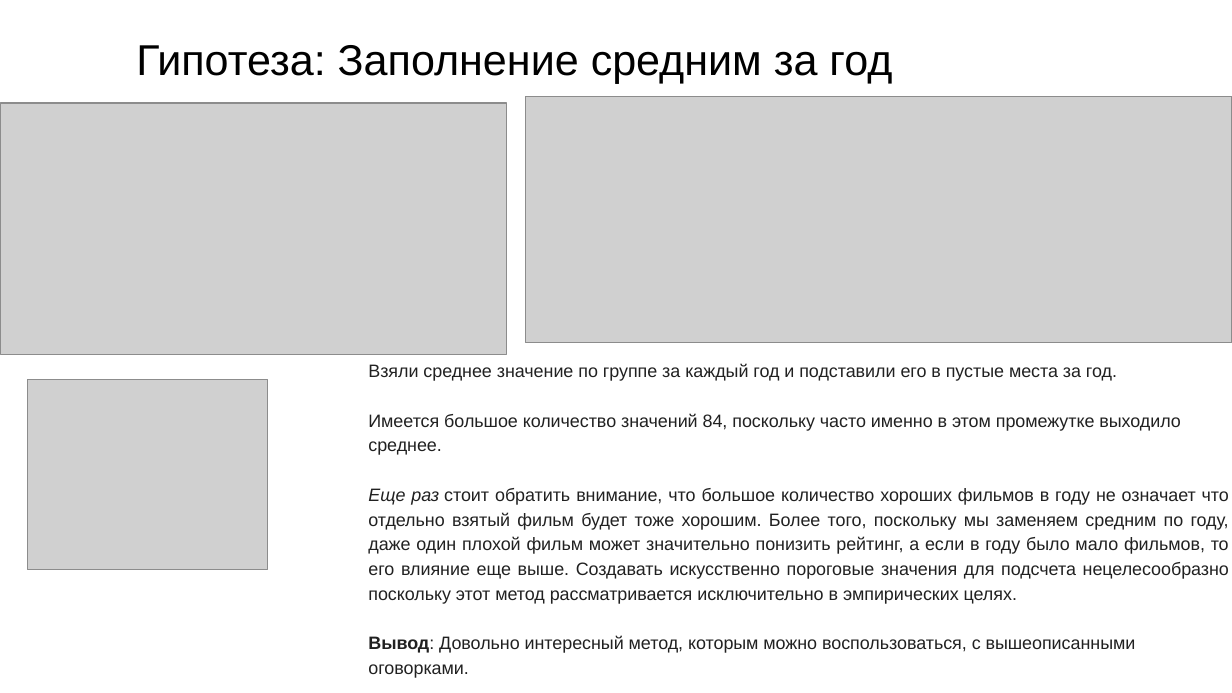
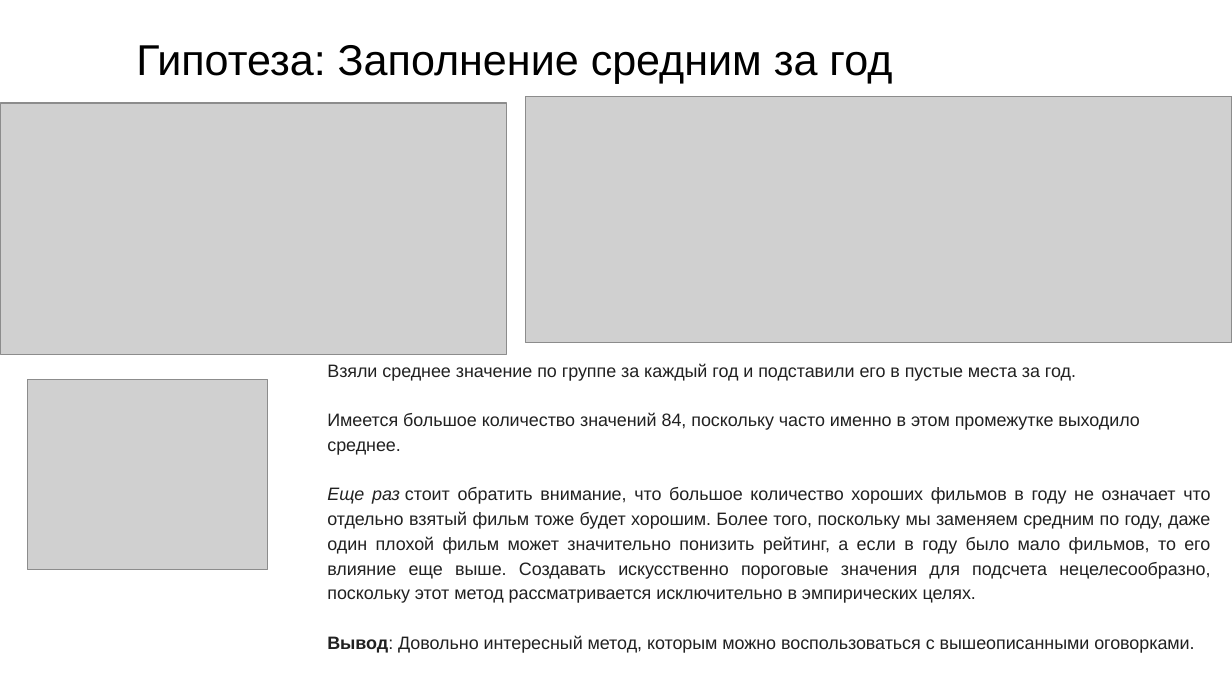
Before and after one commit to Dimildizio/DS_course, a slide deck: slide 23 of EDA_group_slides.pptx. Drawn at 1232x693 pixels with LibreOffice and Linux fonts; fonts in the diff are those of the drawing; grey boxes stand for pictures. Boxes give left, top, right and bottom in pixels: in the first picture for what was removed or moved away, otherwise in the second. Text is boxed around its words. In the diff, an @@ line names an element or a change of style, - is before the commit and + after.

```diff
--- a/EDA_group_slides.pptx
+++ b/EDA_group_slides.pptx
@@ text "Взяли среднее значение по группе ..." moved from (x1=368, y1=363, x2=1229, y2=604) to (x1=327, y1=363, x2=1210, y2=603) @@
@@ text at (x1=327, y1=487, x2=1210, y2=603): text changed @@
-Еще раз стоит обратить внимание, что большое количество хороших фильмов в году не означает что отдельно взятый фильм будет тоже хорошим. Более того, поскольку мы заменяем средним по году, даже один плохой фильм может значительно понизить рейтинг, а если в году было мало фильмов, то его влияние еще выше. Создавать искусственно пороговые значения для подсчета нецелесообразно поскольку этот метод рассматривается исключительно в эмпирических целях.
-Вывод: Довольно интересный метод, которым можно воспользоваться, с вышеописанными оговорками.
+Еще раз стоит обратить внимание, что большое количество хороших фильмов в году не означает что отдельно взятый фильм тоже будет хорошим. Более того, поскольку мы заменяем средним по году, даже один плохой фильм может значительно понизить рейтинг, а если в году было мало фильмов, то его влияние еще выше. Создавать искусственно пороговые значения для подсчета нецелесообразно, поскольку этот метод рассматривается исключительно в эмпирических целях.
+Вывод: Довольно интересный метод, которым можно воспользоваться с вышеописанными оговорками.
```
Also in this commit, not shown: 19 other slides changed.
